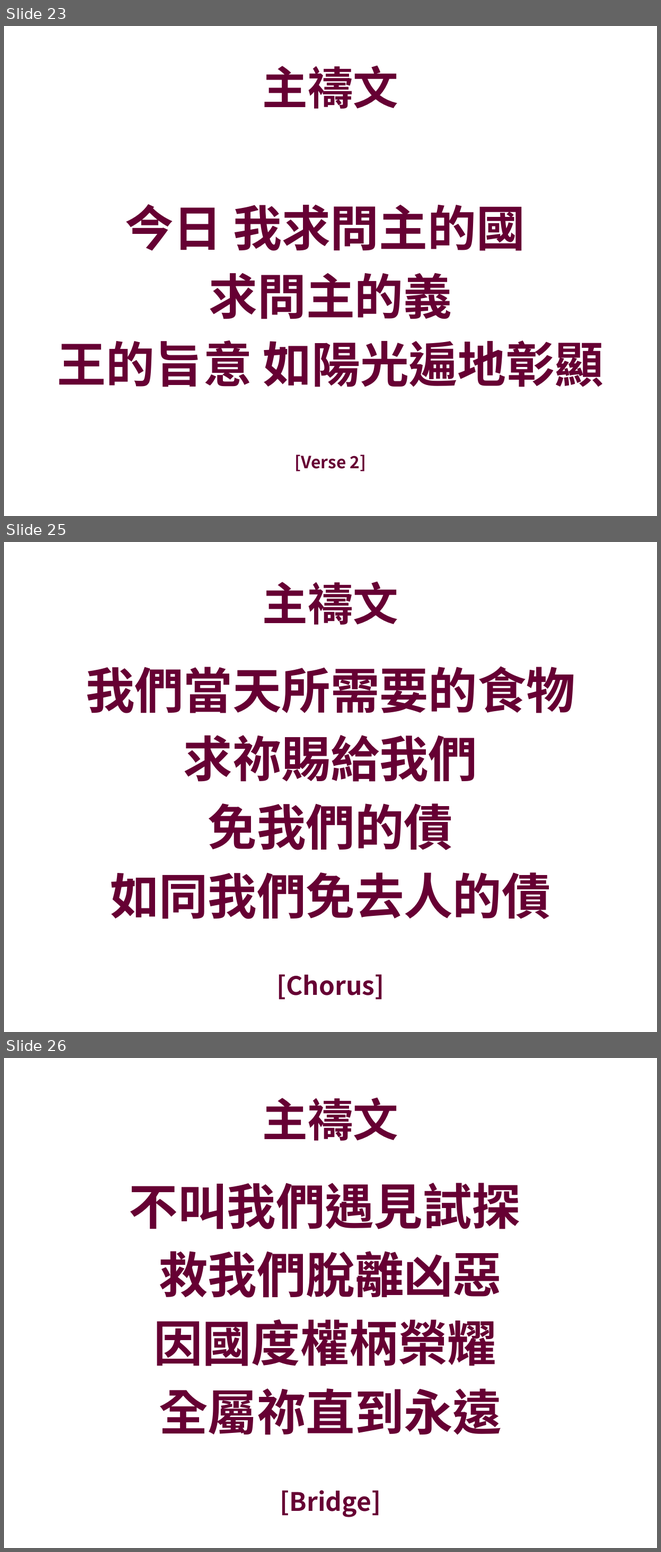
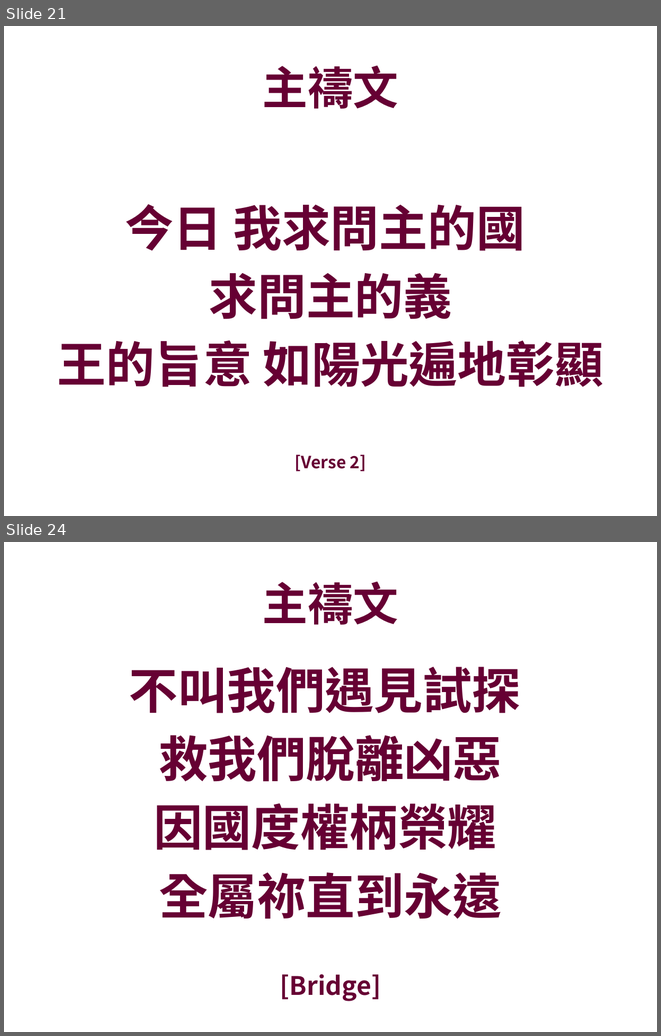
Before and after one commit to batisuoc/prayermeeting, a slide deck: 2019/3月/07-03-2019.pptx. Shown one above the other, each under a label of ours: slides 23, 25 and 26 before the commit, slides 21 and 24 after it; the slides between them are not shown. The pictures are 661x1552 and 661x1036 pixels, drawn with LibreOffice and Linux fonts; fonts in the diff are those of the drawing; background and template pictures are left out. Boxes give left, top, right and bottom in pixels: in the first picture for what was removed or moved away, otherwise in the second. Text is boxed around its words. In the diff, an @@ line names an element or a change of style, - is before the commit and + after.

Commit message:
Update or Add ppts

```diff
--- a/2019/3月/07-03-2019.pptx
+++ b/2019/3月/07-03-2019.pptx
@@ slide 25 removed at [4, 542, 657, 1032], background picture (left out) @@
@@ title removed at [263, 581, 399, 625] @@
-主禱文
@@ text removed at [86, 666, 575, 919] @@
-我們當天所需要的食物
-求祢賜給我們
-免我們的債
-如同我們免去人的債
-[Chorus]
@@ what was slide 23 is now slide 21 @@
@@ what was slide 26 is now slide 24 @@
```
Also in this commit, not shown: 1 other slide removed, 1 other file.
